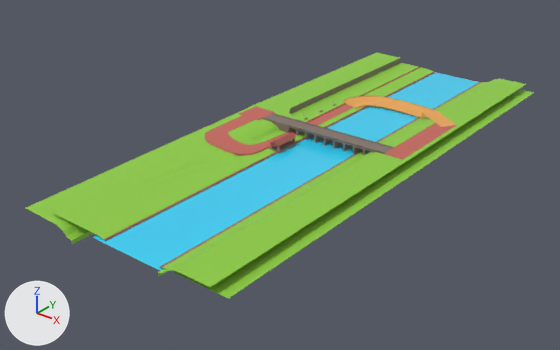
Renders of the glTF model public/assets/models/maps/FDL Circuit/geo.glb from each side of a commit.
Camera for both pictures: a camera (50 mm lens) standing at (677.0, -1001.0, 491.0) and looking at (-21.0, -128.0, -51.0). The lights are fixed; the arrows at lower left show +X, +Y and +Z. The picture after the commit comes second. Where no turn or scale is listed for an object, it has been applied to the vertices. Vertices at exactly the same position are counted once.

Objects in the first picture: 'Borders', 'Cube.002', 'Cube.003', 'Cube.004', 'Hill', 'Hill 2', 'Offroad1', 'River', 'Road Bridge', 'Wall' and 6 more.
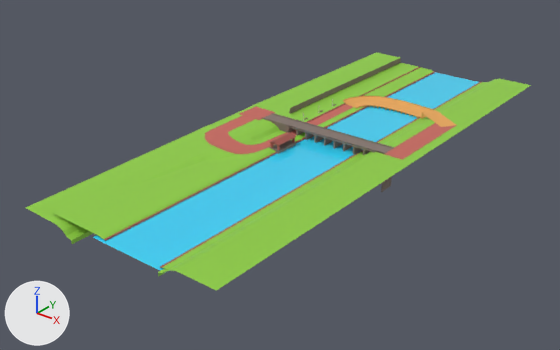
Changed parts and their boxes [x1, y1, x2, y2] in the pictures (560 x 350 px; the box of a moved part takes in the faces that stretch with it):
'Offroad1', reshaped (10% narrower, 12% shorter)
    before: [52, 63, 534, 298]
    after: [52, 63, 487, 270]
part 1 of me_cube_003, deleted
    before: [172, 89, 534, 298]
part 2 of me_cube_009, moved or reshaped
    before: [192, 81, 526, 287]
    after: [192, 81, 531, 290]

The change, as a list of edits to the scene's bpy script:
```text
Change me_cube_003:
    used by ob_offroad1; location = (41.0, 320.0, -1.0)
    remove me_cube_003.from_pydata(...)  # 64 vertices, 77 faces; spans x -155.0..155.0, y -810.0..30.0, z 2.0..6.0
    add me_cube_003.from_pydata(...)  # 68 vertices, 85 faces; spans x -155.0..65.0, y -810.0..30.0, z 2.0..6.0
    me_cube_003 part 1: 6 vertices removed from x 88.0..155.0, y -810.0..30.0, z 4.0
    other edits to the shape of me_cube_003 do not show in these pictures
Change me_cube_009:
    used by ob_hill_2; location = (100.0, -73.0, -2.0)
    remove me_cube_009.from_pydata(...)  # 20 vertices, 18 faces; spans x -5.0..78.0, y -426.0..426.0, z -4.0..16.0
    add me_cube_009.from_pydata(...)  # 20 vertices, 18 faces; spans x -5.0..87.0, y -426.0..426.0, z -4.0..16.0
    me_cube_009 part 2
    me_cube_009.vertices[0].co: (78.0, 426.0, 16.0) -> (87.0, 426.0, 16.0)  # pixel (526, 84) -> pixel (531, 85)
    me_cube_009.vertices[1].co: (78.0, -426.0, 16.0) -> (87.0, -426.0, 16.0)  # pixel (210, 287) -> pixel (216, 290)
```
